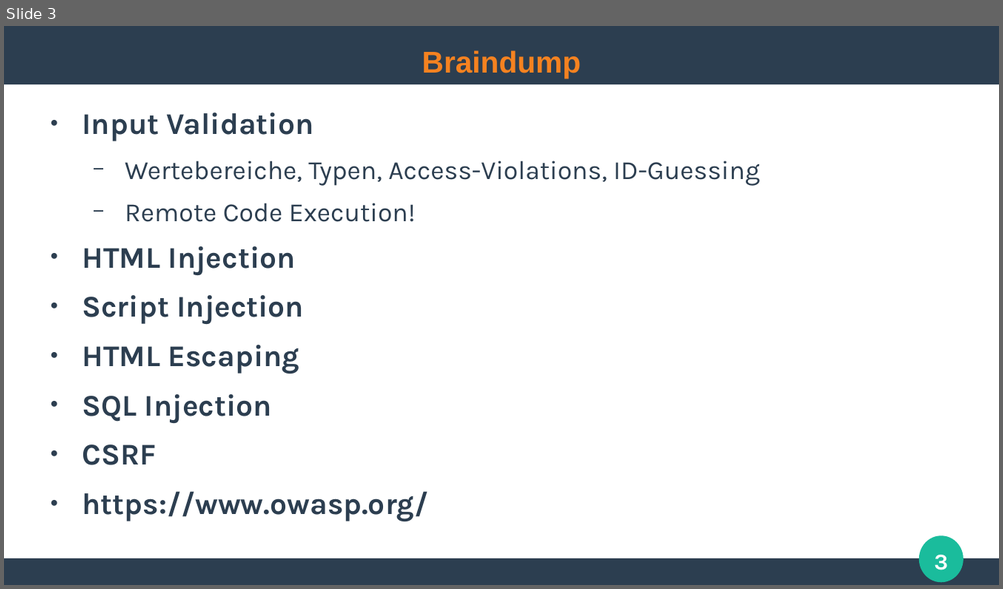
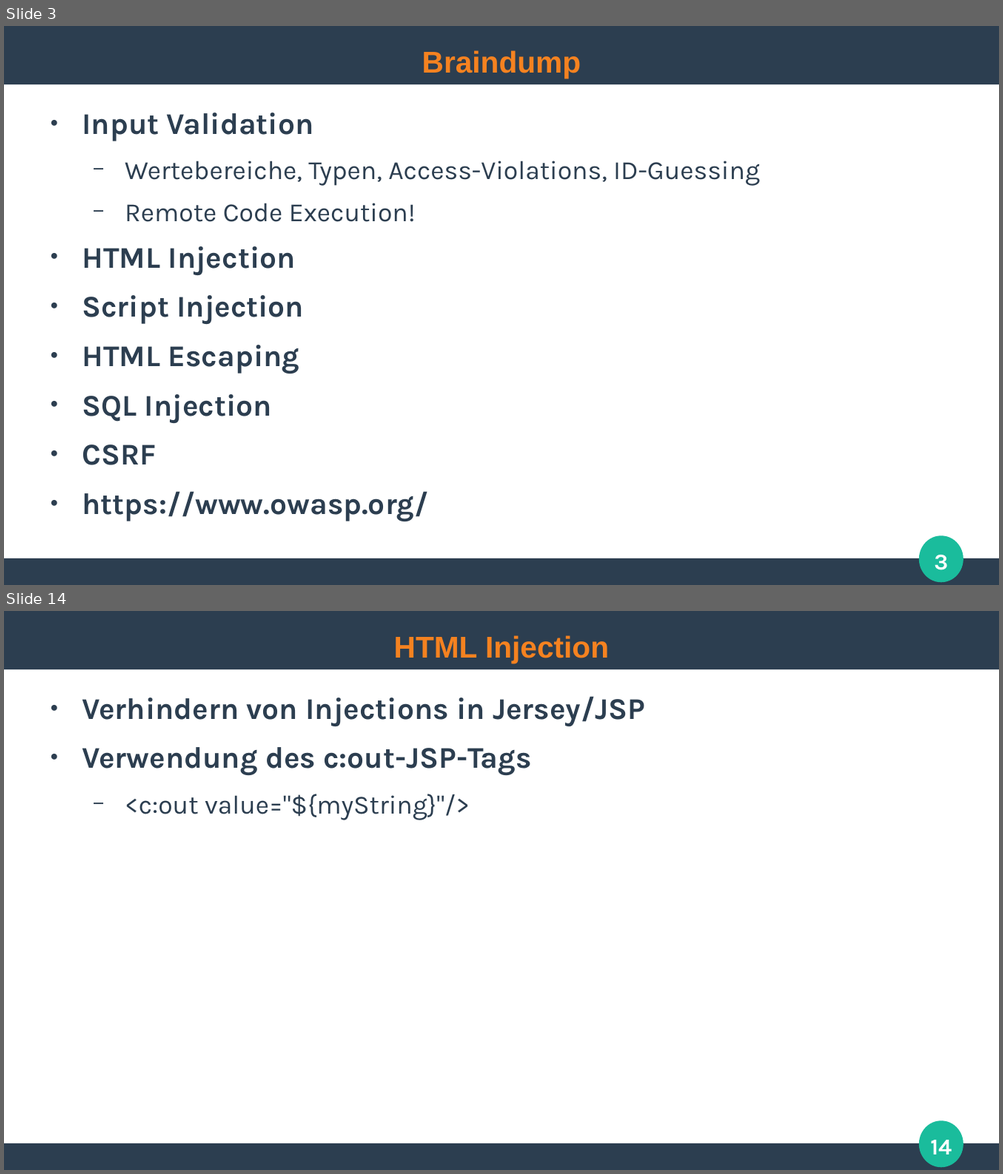
Before and after one commit to ghandmann/HS-AlbSig-WebAnwendungen2, a slide deck: Kapitel/06_WebSecurity.odp. Shown one above the other, each under a label of ours: slide 3 before the commit, slides 3 and 14 after it; the slides between them are not shown. The pictures are 1003x589 and 1003x1174 pixels, drawn with LibreOffice and Linux fonts; fonts in the diff are those of the drawing. Boxes give left, top, right and bottom in pixels: in the first picture for what was removed or moved away, otherwise in the second. Text is boxed around its words. In the diff, an @@ line names an element or a change of style, - is before the commit and + after.

```diff
--- a/Kapitel/06_WebSecurity.odp
+++ b/Kapitel/06_WebSecurity.odp
@@ slide 14 added at [4, 611, 999, 1170], background #FFFFFF; not listed: 3 template elements that a slide beside it also shows @@
@@ title added at [394, 635, 609, 664], 24 pt, text #F58220, bold @@
+HTML Injection
@@ text added at [82, 696, 645, 820], 24 pt, text #2C3E50, bold @@
+● Verhindern von Injections in Jersey/JSP
+● Verwendung des c:out-JSP-Tags
+  − <c:out value="${myString}"/>
@@ page number added at [930, 1140, 951, 1155], 18 pt, text #FFFFFF, bold @@
+14
```
Also in this commit, not shown: 17 other slides added.
